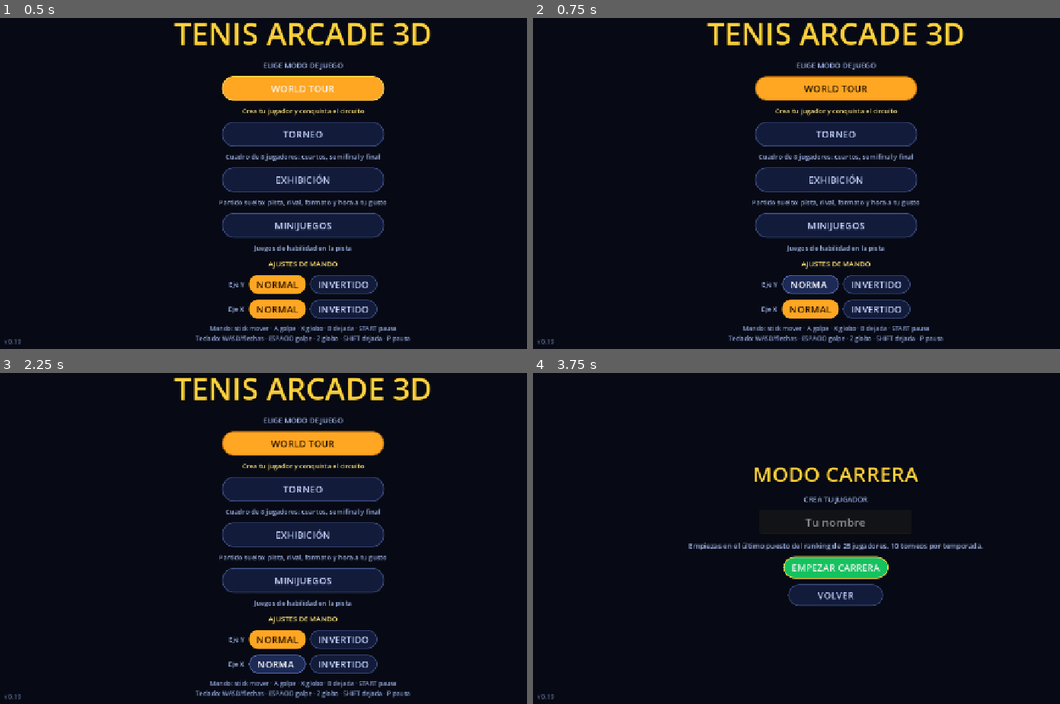
Above: before the commit, frames 1-4 (two rows, left to right).
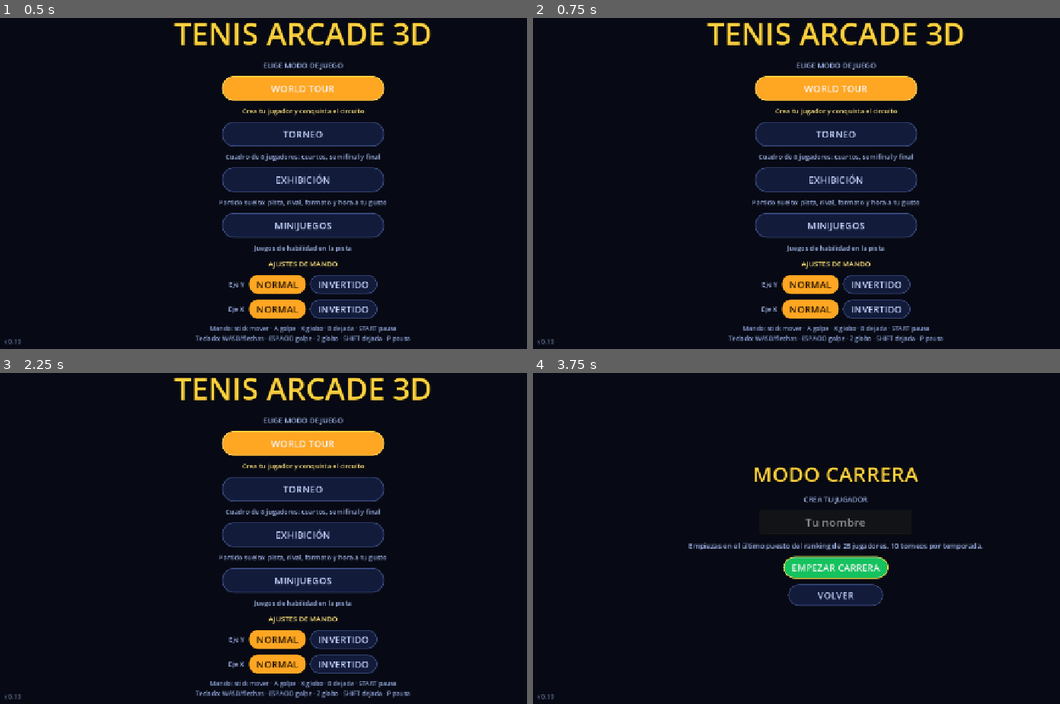
Above: after the commit, the same moments.

Repository: JoseBenitezAlba/tenis-arcade-3d
Game: Godot game, scene res://scenes/main.tscn
Same seed, same stepped clock (60 frames per second), same inputs: the game is played once before the commit and once after it.
Inputs:
- Up to frame 1 (0.5 s): no input
- Up to frame 2 (0.75 s): click "NORMAL" at 0.5 s
- Up to frame 3 (2.25 s): click "NORMAL" at 1.25 s; click "NORMAL" at 2 s
- Up to frame 4 (3.75 s): click "NORMAL" at 2.75 s; click "WORLD TOUR" at 3.5 s

Frame 1 is identical in both runs. In frame 2, 1.0% of the frame differs, in the area x 42-73%, y 17-84%; in frame 3, 1.0%; in frame 4, nothing differs.

Commit message:
Implement pad inversion settings and loading
Added support for pad inversion settings and loading from configuration.

Diff:
--- a/scripts/main.gd
+++ b/scripts/main.gd
@@ -16,9 +16,12 @@
 var sfx: SoundKit
 var last_cfg := {"surface": "clay", "diff": 1, "sets": 1}
 var in_career_match := false
+var pad_inv_x := false
+var pad_inv_y := false
 
 func _ready() -> void:
     randomize()
+    _load_pad_settings()
     _register_inputs()
     var args := OS.get_cmdline_user_args()
     if args.has("--simtest"):
@@ -50,8 +53,13 @@
     menus.career_deleted.connect(func():
         career = null
         _to_menu())
+    menus.pad_invert.connect(_on_pad_invert)
+    menus.pad_inv_x = pad_inv_x
+    menus.pad_inv_y = pad_inv_y
     menus.show_menu(career)
-    if args.has("--boardcheck"):
+    if args.has("--courtshot"):
+        call_deferred("_courtshot_harness", args)
+    elif args.has("--boardcheck"):
         call_deferred("_boardcheck_harness", args)
     elif args.has("--closeup"):
         call_deferred("_closeup_harness", args)
@@ -97,8 +105,62 @@
             elif ev.has("ja"):
                 var m := InputEventJoypadMotion.new()
                 m.axis = ev.ja
-                m.axis_value = ev.av
+                var av: float = ev.av
+                if m.axis == 0 and pad_inv_x:
+                    av = -av
+                elif m.axis == 1 and pad_inv_y:
+                    av = -av
+                m.axis_value = av
                 InputMap.action_add_event(action, m)
+
+func _load_pad_settings() -> void:
+    # Los mandos genericos reportan el eje Y al reves en la Gamepad API del
+    # navegador (en Windows la base de datos de SDL los corrige). Por eso en
+    # web arrancamos con el eje Y invertido; se puede cambiar en el menu.
+    pad_inv_y = OS.has_feature("web")
+    var cfg := ConfigFile.new()
+    if cfg.load("user://padcfg.cfg") == OK:
+        pad_inv_x = cfg.get_value("pad", "inv_x", false)
+        pad_inv_y = cfg.get_value("pad", "inv_y", pad_inv_y)
+
+func set_pad_invert(axis_x: bool, inverted: bool) -> void:
+    if axis_x:
+        pad_inv_x = inverted
+    else:
+        pad_inv_y = inverted
+    var cfg := ConfigFile.new()
+    cfg.set_value("pad", "inv_x", pad_inv_x)
+    cfg.set_value("pad", "inv_y", pad_inv_y)
+    cfg.save("user://padcfg.cfg")
+    for action in ["move_left", "move_right", "move_up", "move_down"]:
+        for e in InputMap.action_get_events(action):
+            if e is InputEventJoypadMotion:
+                InputMap.action_erase_event(action, e)
+    _add_joy_axes()
+
+func _add_joy_axes() -> void:
+    var axes := {
+        "move_left": [0, -1.0],
+        "move_right": [0, 1.0],
+        "move_up": [1, -1.0],
+        "move_down": [1, 1.0],
+    }
+    for action in axes:
+        var m := InputEventJoypadMotion.new()
+        m.axis = axes[action][0]
+        var av: float = axes[action][1]
+        if m.axis == 0 and pad_inv_x:
+            av = -av
+        elif m.axis == 1 and pad_inv_y:
+            av = -av
+        m.axis_value = av
+        InputMap.action_add_event(action, m)
+
+func _on_pad_invert(axis_x: bool, inverted: bool) -> void:
+    set_pad_invert(axis_x, inverted)
+    menus.pad_inv_x = pad_inv_x
+    menus.pad_inv_y = pad_inv_y
+    menus.show_menu(career)
 
 func _start_match(cfg: Dictionary) -> void:
     if match_view:
@@ -331,6 +393,8 @@
         match_view = null
     in_career_match = false
     menus.visible = true
+    menus.pad_inv_x = pad_inv_x
+    menus.pad_inv_y = pad_inv_y
     menus.show_menu(career)
 
 func _careertest() -> void:
@@ -785,3 +849,37 @@
     await _grab(out)
     print("BOARDCHECK DONE")
     get_tree().quit(0)
+
+
+# ---------- TEST: capturas de pista (vista TV + detalle de red) ----------
+func _courtshot_harness(args: Array) -> void:
+    var out := "/home/sandbox/godot/shots/court"
+    var i := args.find("--courtshot")
+    if i + 1 < args.size():
+        out = args[i + 1]
+    DirAccess.make_dir_recursive_absolute(out)
+    menus.visible = false
+    var cam := Camera3D.new()
+    add_child(cam)
+    cam.fov = 50.0
+    for surface in ["hard", "clay"]:
+        var court := CourtBuilder.build(surface, true)
+        add_child(court)
+        for fi in 12:
+            await get_tree().process_frame
+        # vista TV: tras la linea de fondo, elevada, toda la pista
+        cam.position = Vector3(0, 8.5, -7.2)
+        cam.look_at(Vector3(0, 0.0, 14.5))
+        cam.current = true
+        await _grab(out + "/court_tv_" + surface + ".png")
+        # detalle de red desde el lateral
+        cam.position = Vector3(10.5, 2.6, CourtBuilder.NZ - 0.4)
+        cam.look_at(Vector3(0, 0.7, CourtBuilder.NZ))
+        await _grab(out + "/court_net_" + surface + ".png")
+        # vista alta 3/4 para proporciones
+        cam.position = Vector3(13.0, 13.0, -9.0)
+        cam.look_at(Vector3(0, 0.0, CourtBuilder.NZ + 3.0))
+        await _grab(out + "/court_34_" + surface + ".png")
+        court.queue_free()
+        await get_tree().process_frame
+    get_tree().quit(0)
